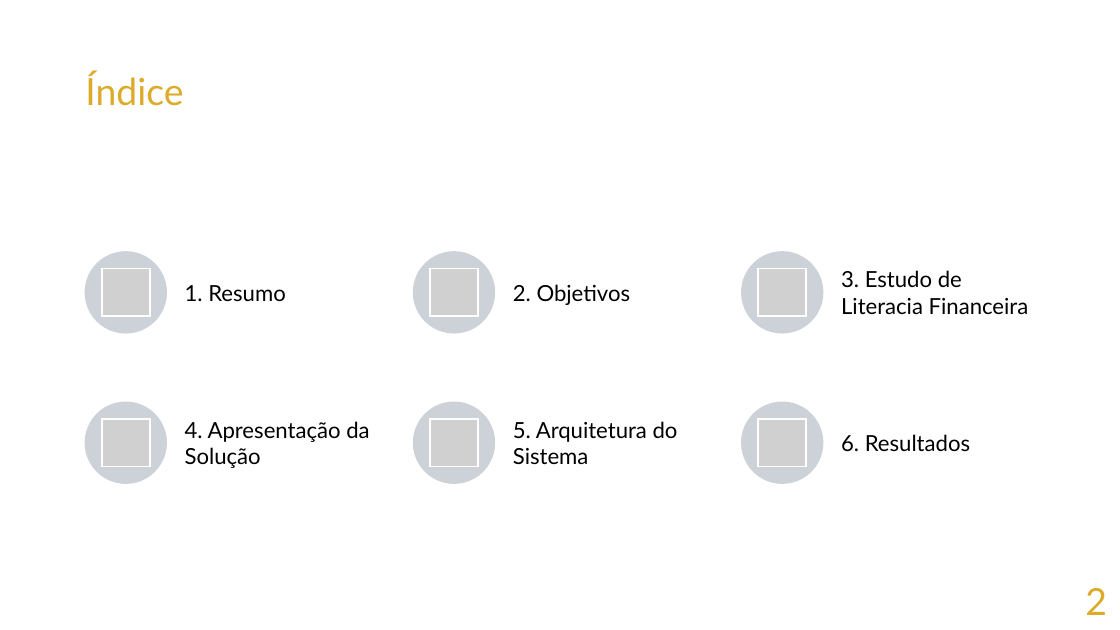
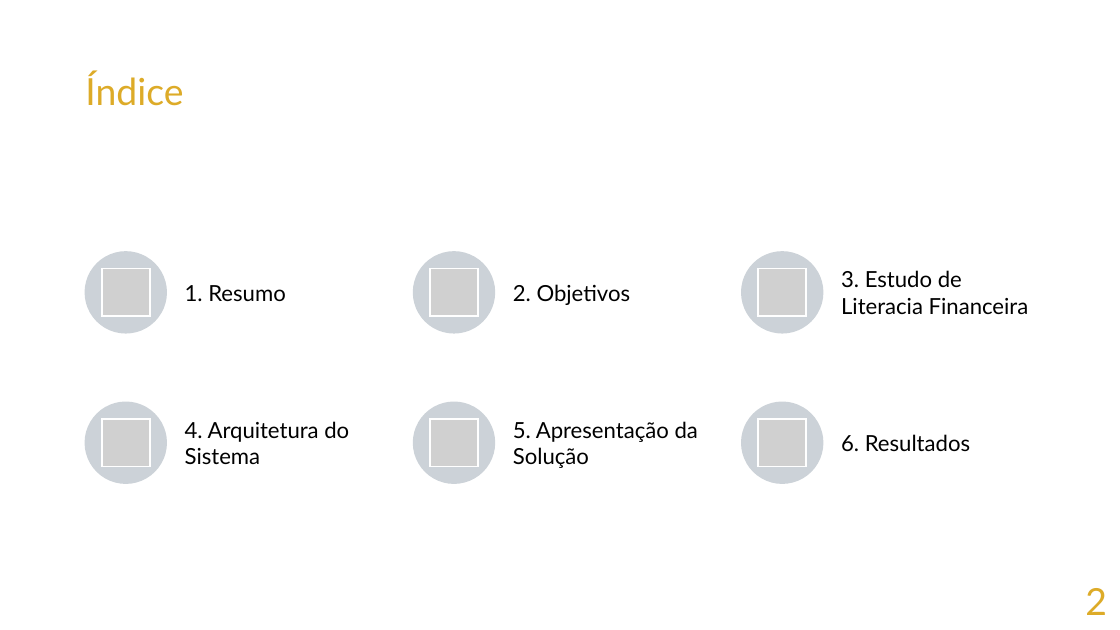
Before and after one commit to goncaloferreira966/Smart4Finances, a slide deck: slide 2 of Smart4FiancesApresentacao.pptx. Drawn at 1120x630 pixels with LibreOffice and Linux fonts; fonts in the diff are those of the drawing; grey boxes stand for pictures. Boxes give left, top, right and bottom in pixels: in the first picture for what was removed or moved away, otherwise in the second. Text is boxed around its words. In the diff, an @@ line names an element or a change of style, - is before the commit and + after.

```diff
--- a/Smart4FiancesApresentacao.pptx
+++ b/Smart4FiancesApresentacao.pptx
@@ text at (185,421,349,464): text changed @@
-5. Arquitetura do Sistema
+4. Arquitetura do Sistema
@@ text at (513,421,698,468): text changed @@
-4. Apresentação da Solução
+5. Apresentação da Solução
```
Also in this commit, not shown: 4 other slides changed, 2 slides added, 1 slide removed.
